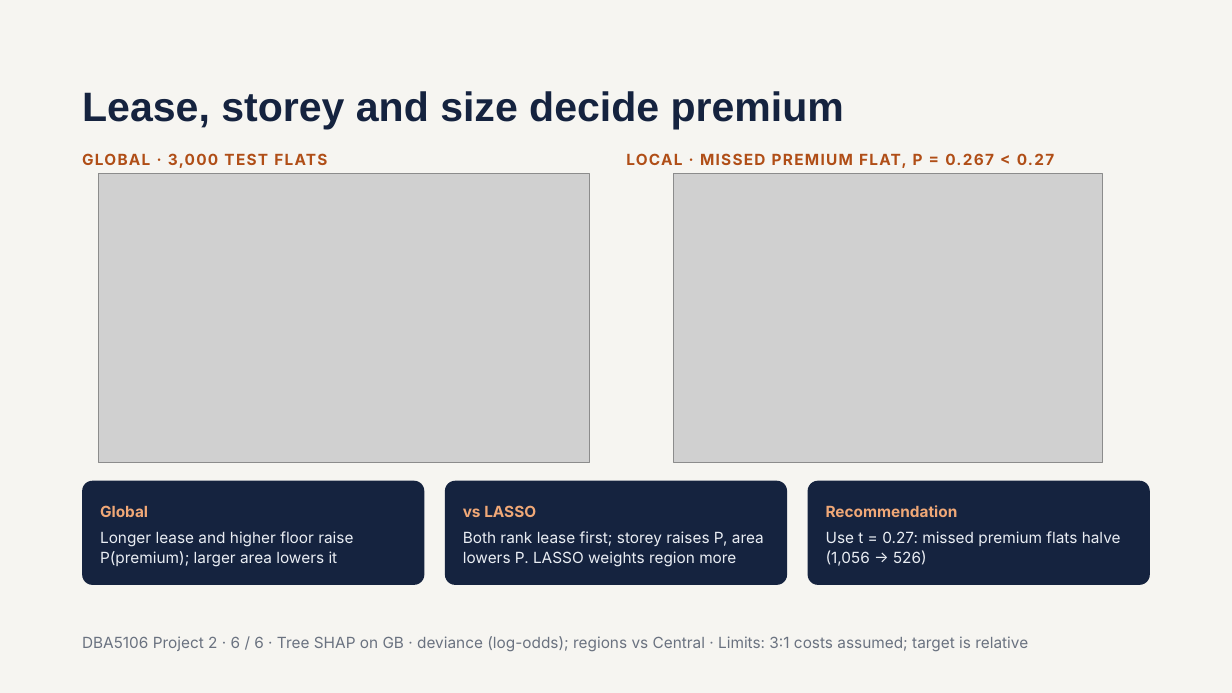
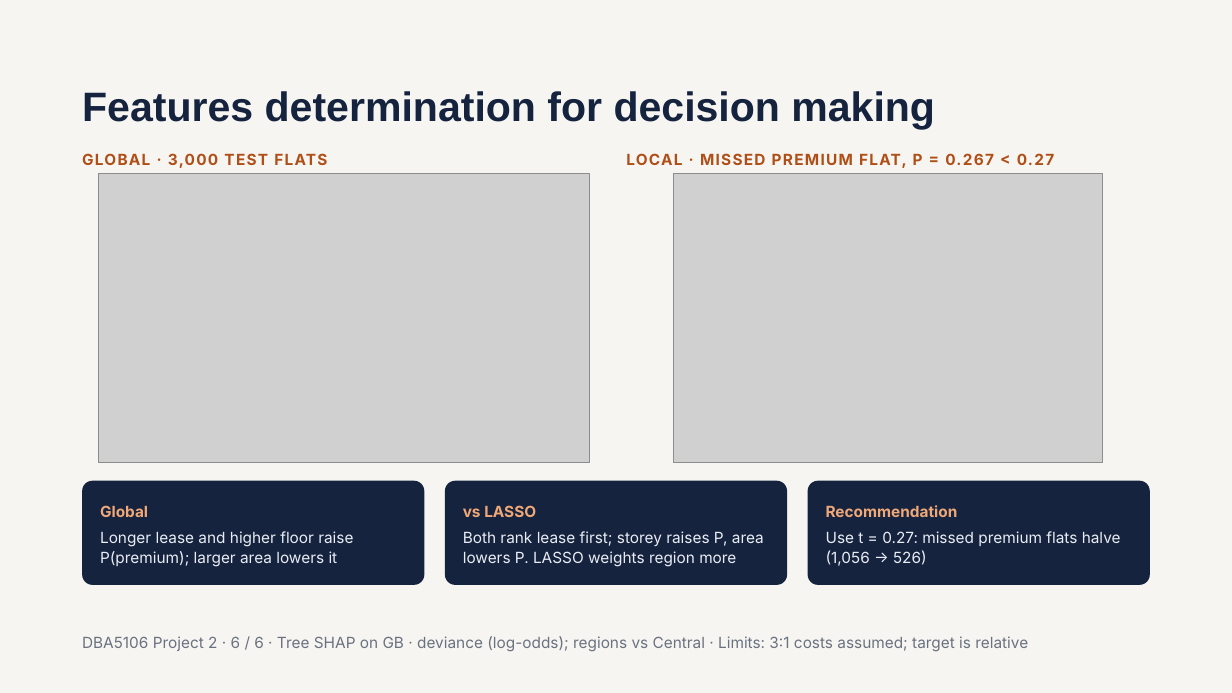
Before and after one commit to samuelctz/DBA5106-Foundation-in-Business-Analytics, a slide deck: slide 6 of Final/DBA5106 Project 2 — Premium Flat Classifier.pptx (slide 7 before the commit). Drawn at 1232x693 pixels with LibreOffice and Linux fonts; fonts in the diff are those of the drawing; grey boxes stand for pictures. Boxes give left, top, right and bottom in pixels: in the first picture for what was removed or moved away, otherwise in the second. Text is boxed around its words. In the diff, an @@ line names an element or a change of style, - is before the commit and + after.

```diff
--- a/Final/DBA5106 Project 2 — Premium Flat Classifier.pptx
+++ b/Final/DBA5106 Project 2 — Premium Flat Classifier.pptx
@@ title at box(82, 91, 935, 129): text changed @@
-Lease, storey and size decide premium
+Features determination for decision making
```
Also in this commit, not shown: 3 other slides changed, 1 slide removed, 1 other file.
